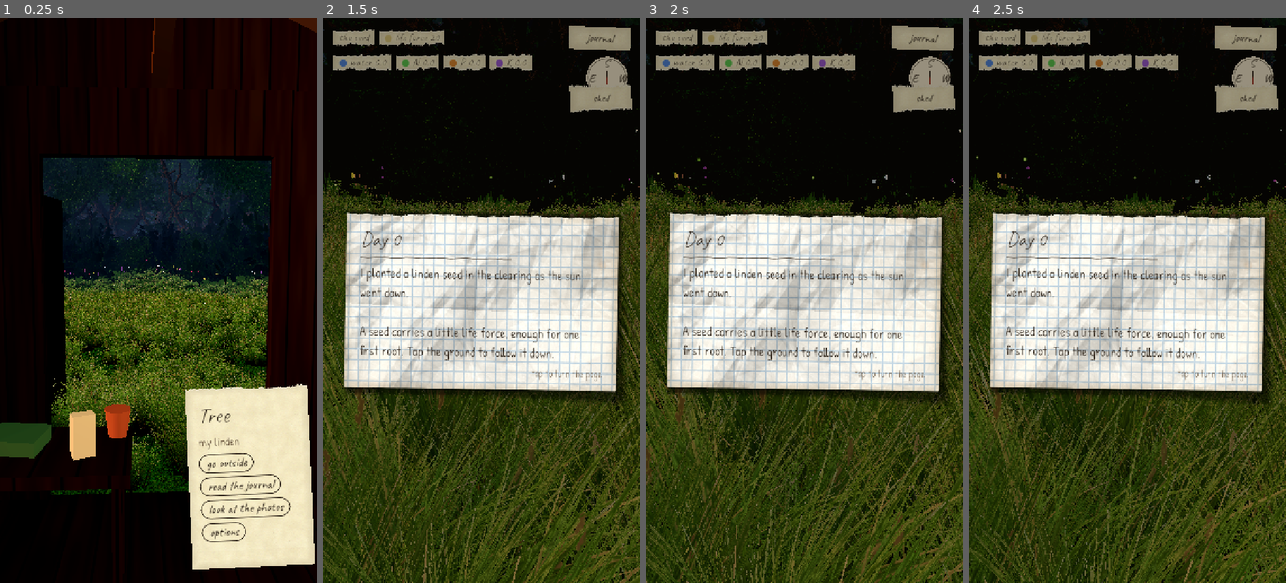
Above: before the commit, frames 1-4 (left to right).
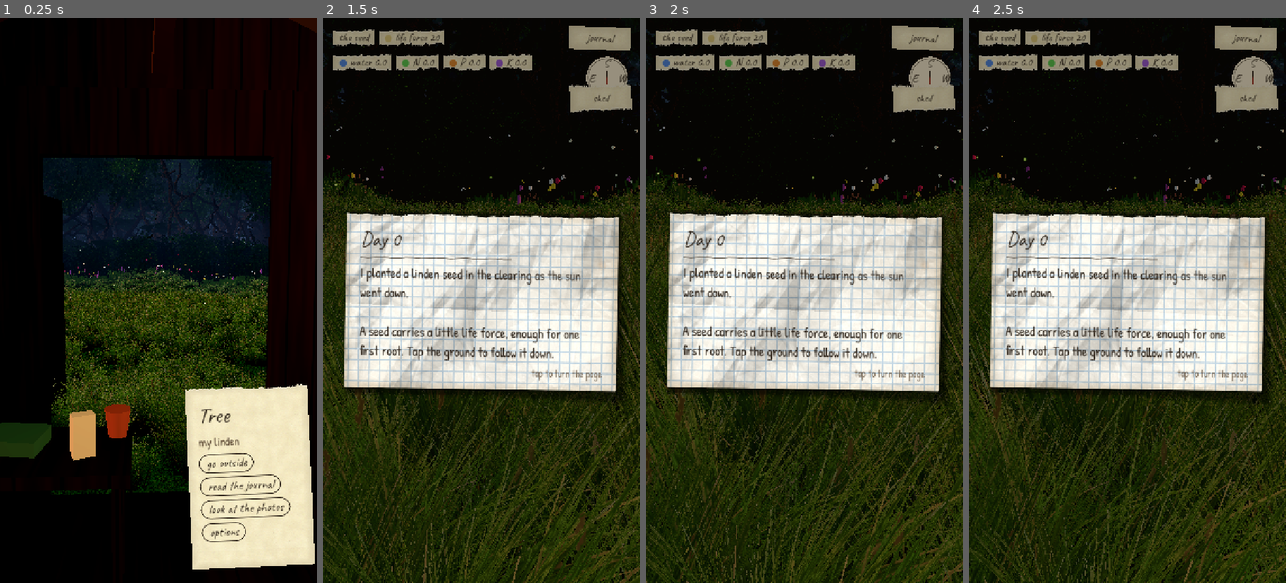
Above: after the commit, the same moments.

Repository: SimonSouleyman/gamdev
Game: Godot game, scene res://main.tscn
Same seed, same stepped clock (60 frames per second), same inputs: the game is played once before the commit and once after it.
Inputs (mouse positions are in pixels of both pictures, inside the frame that each line leads up to):
- Up to frame 1 (0.25 s): no input
- Up to frame 2 (1.5 s): click "go outside" at 0.5 s; tap Enter at 1.25 s; move the mouse to (551, 272) at 1.27 s; hold Right (ui_right) from 1.28 s (still down); hold E from 1.28 s (still down); click (551, 272) at 1.42 s
- Up to frame 3 (2 s): keep holding Right (ui_right); keep holding E; tap Space at 1.52, 1.82 s
- Up to frame 4 (2.5 s): release Right (ui_right) at 2 s; release E at 2 s; tap Enter at 2 s; drag from (1064, 328) to (1111, 413) at 2.02 s

The runs differ from the first frame. In frame 1, 11% of the frame differs, in the area x 16-85%, y 0-84%; in frame 2, 4.2%; in frame 3, 4.2%; in frame 4, 4.1%.

Commit message:
v0.4: test loop fixes (ink weight, paper fades, shrub sprays, sky order), back gesture, changelog
Co-Authored-By: Claude Opus 5.5 (1M context) <noreply@anthropic.com>

Diff:
--- a/Tree/lookdev/forest/forest_sprays.gd
+++ b/Tree/lookdev/forest/forest_sprays.gd
@@ -26,7 +26,8 @@
 		if leaf_surface < 0:
 			continue
 		if not done.has(mesh):
-			var cards := Budgets.FOREST_SPRAY_CARDS if mesh.get_surface_count() == 2 else maxi(3, Budgets.FOREST_SPRAY_CARDS - 2)
+			# Trees: bark then leaves (8-card clusters); shrubs: leaves first (6 cards), maybe flowers.
+			var cards := 8 if leaf_surface > 0 else 6
 			done[mesh] = _respray(mesh, leaf_surface, cards, template)
 		if done[mesh] != null:
 			mmi.multimesh.mesh = done[mesh]
@@ -73,14 +74,15 @@
 		for i in range(per):
 			r = maxf(r, c.distance_to(verts[k + i]))
 		var col := colors[k] if not colors.is_empty() else Color.WHITE
-		for _s in range(5):
+		# Sprays per cluster (fewer, a little larger on a phone).
+		for _s in range(Budgets.FOREST_SPRAYS):
 			var at := c + Vector3(rng.randf_range(-1, 1), rng.randf_range(-0.5, 0.5), rng.randf_range(-1, 1)) * r * 0.35
 			var rel := (at - centre) / radii
 			var out := rel.normalized()
 			var face := (out * 0.8 + Vector3.UP * 0.35 + Vector3(rng.randf_range(-0.35, 0.35), rng.randf_range(-0.2, 0.2), rng.randf_range(-0.35, 0.35))).normalized()
 			var dir := face.cross(Vector3.RIGHT if absf(face.x) < 0.9 else Vector3.FORWARD).normalized().rotated(face, rng.randf() * TAU)
 			var side := dir.cross(face).normalized()
-			var s := r * rng.randf_range(1.6, 2.1)
+			var s := r * rng.randf_range(1.6, 2.1) * (1.0 if Budgets.FOREST_SPRAYS >= 5 else 1.2)
 			var n := face.lerp(out, 0.6).normalized()
 			var occlusion := clampf(clampf(1.0 - rel.length(), 0.0, 1.0) * 0.9 + clampf(-rel.y, 0.0, 1.0) * 0.35, 0.0, 0.85)
 			var cell := rng.randi() % 4
--- a/Tree/lookdev/paper/leather_cover.gdshader
+++ b/Tree/lookdev/paper/leather_cover.gdshader
@@ -20,6 +20,8 @@
 }
 
 void fragment() {
+	// The incoming colour carries the Control's modulate (fades, dimmed buttons); keep it.
+	vec4 tint = COLOR;
 	vec2 full = sheet_size + 2.0 * pad;
 	vec2 p = UV * full - pad;
 	float sdf = -box_sdf(p, sheet_size, corner_radius);
@@ -60,5 +62,5 @@
 
 	float sh = shadow_alpha * (1.0 - smoothstep(-6.0, 16.0, box_sdf(p - vec2(4.0, 8.0), sheet_size, corner_radius)));
 	float out_a = a + sh * (1.0 - a);
-	COLOR = vec4(col * a / max(out_a, 0.0001), out_a);
+	COLOR = (vec4(col * a / max(out_a, 0.0001), out_a)) * tint;
 }
--- a/Tree/lookdev/paper/paper_ink.gdshader
+++ b/Tree/lookdev/paper/paper_ink.gdshader
@@ -11,9 +11,13 @@
 uniform float seed = 0.0;
 
 varying vec2 local_pos;
+// The vertex colour (font colour x modulate). In fragment() COLOR is already multiplied by the
+// glyph texture, so using it again would square the coverage and thin the strokes.
+varying vec4 ink_col;
 
 void vertex() {
 	local_pos = VERTEX;
+	ink_col = COLOR;
 }
 
 void fragment() {
@@ -36,9 +40,9 @@
 	dens *= 1.0 - tooth * smoothstep(0.55, 0.85, th);
 	// Ink pools at the edges of a stroke as it dries: darker rim, lighter core.
 	float rim = clamp(1.0 - abs(a - 0.5) * 2.0, 0.0, 1.0);
-	vec3 ink = COLOR.rgb * (1.0 - rim * 0.25);
+	vec3 ink = ink_col.rgb * (1.0 - rim * 0.25);
 	ink = mix(ink, ink * vec3(1.08, 1.02, 0.95), pr * 0.4);
 	float halo = clamp(b - a, 0.0, 1.0) * bleed * 0.55;
-	float out_a = max(a * dens, halo) * COLOR.a;
+	float out_a = max(a * dens, halo) * ink_col.a;
 	COLOR = vec4(ink, out_a);
 }
--- a/Tree/lookdev/paper/paper_sheet.gdshader
+++ b/Tree/lookdev/paper/paper_sheet.gdshader
@@ -94,6 +94,8 @@
 }
 
 void fragment() {
+	// The incoming colour carries the Control's modulate (fades, dimmed buttons); keep it.
+	vec4 tint = COLOR;
 	vec2 full = sheet_size + 2.0 * pad;
 	vec2 p = UV * full - pad;
 	vec2 suv = p / sheet_size;
@@ -211,5 +213,5 @@
 
 	float out_a = a * opacity + sh * (1.0 - a * opacity);
 	vec3 out_c = col * a * opacity / max(out_a, 0.0001);
-	COLOR = vec4(out_c, out_a);
-}
+	COLOR = (vec4(out_c, out_a)) * tint;
+}
--- a/Tree/main.gd
+++ b/Tree/main.gd
@@ -375,7 +375,25 @@
 var _photo_busy := false
 
 
+## Esc on a PC, the back gesture on a phone: close what is open, else go to the shed.
+## In the shed with nothing open, back leaves the game (saved), as Android players expect.
+func _back() -> void:
+	if journal.is_open():
+		journal.close_page()
+		journal.close_diary()
+	elif shed_menu.is_busy():
+		shed_menu.close_boards()
+	elif not in_shed and not _transitioning:
+		enter_shed(true)
+	elif in_shed and not _transitioning and Budgets.PHONE:
+		save()
+		get_tree().quit()
+
+
 func _notification(what: int) -> void:
+	if what == NOTIFICATION_WM_GO_BACK_REQUEST:
+		_back()
+		return
 	if what == NOTIFICATION_WM_CLOSE_REQUEST or what == NOTIFICATION_APPLICATION_PAUSED:
 		save()
 		_paused_at = Time.get_unix_time_from_system()
@@ -546,10 +564,4 @@
 			elif not _transitioning:
 				journal.open_diary()
 		KEY_ESCAPE:
-			if journal.is_open():
-				journal.close_page()
-				journal.close_diary()
-			elif shed_menu.is_busy():
-				shed_menu.close_boards()
-			elif not in_shed and not _transitioning:
-				enter_shed(true)
+			_back()
--- a/Tree/project.godot
+++ b/Tree/project.godot
@@ -14,6 +14,7 @@
 
 [application]
 
+config/quit_on_go_back=false
 config/name="Tree"
 run/main_scene="res://main.tscn"
 config/features=PackedStringArray("4.7", "Mobile")
--- a/Tree/shared/budgets.gd
+++ b/Tree/shared/budgets.gd
@@ -22,8 +22,8 @@
 static var MEADOW_FLOWERS: int = 500 if PHONE else 1500
 static var MEADOW_GRASS_CLUMPS: int = 2800 if PHONE else 9500
 static var MEADOW_HERB_CLUMPS: int = 350 if PHONE else 900
-## Leaf sprays per forest cluster, and edge herb cards.
-static var FOREST_SPRAY_CARDS: int = 3 if PHONE else 8
+## Leaf sprays per forest leaf cluster, and edge herb cards.
+static var FOREST_SPRAYS: int = 3 if PHONE else 5
 static var EDGE_HERBS: int = 300 if PHONE else 1100
 static var EDGE_FLOWERS: int = 250 if PHONE else 500
 ## Share of each shrub's leaf clusters a phone draws.
--- a/Tree/tree/tree_view.gd
+++ b/Tree/tree/tree_view.gd
@@ -30,6 +30,7 @@
 var _leaf_mat: ShaderMaterial
 var _ground_mat: ShaderMaterial
 var _spray_mat: ShaderMaterial
+var _compat: bool = RenderingServer.get_current_rendering_method() == "gl_compatibility"
 var _ground: MeshInstance3D
 ## Radius of the clearing the world was last built for.
 var _clearing: float = -1.0
@@ -139,8 +140,8 @@
 	sky.radiance_size = Sky.RADIANCE_SIZE_64
 	if Budgets.PHONE:
 		# The sun moves every frame; the real-time path is the cheap one on a phone.
+		sky.radiance_size = Sky.RADIANCE_SIZE_256
 		sky.process_mode = Sky.PROCESS_MODE_REALTIME
-		sky.radiance_size = Sky.RADIANCE_SIZE_256
 	_env = Environment.new()
 	_env.background_mode = Environment.BG_SKY
 	_env.sky = sky
@@ -629,6 +630,11 @@
 		_sun_light.light_color = Color(1.0, 0.95, 0.88).lerp(Color(1.0, 0.7, 0.4), golden)
 		_sun_light.light_energy *= 1.0 + 0.25 * golden
 		_env.fog_light_color = _env.fog_light_color.lerp(Color(0.85, 0.7, 0.5), golden * 0.5)
+	# The phone's simpler renderer lights more brightly: tone it down to match the PC.
+	if _compat:
+		_sun_light.light_energy *= 0.7
+		_env.ambient_light_energy *= 0.8
+		_env.tonemap_exposure *= 0.85
 
 func _frame_camera(snap: bool, delta: float = 0.0) -> void:
 	var real_height := maxf(state.sim.height(), 0.2)
Not shown, changed: Tree/CHANGELOG.md
Not shown, changed: Tree/docs/design-doc.md
